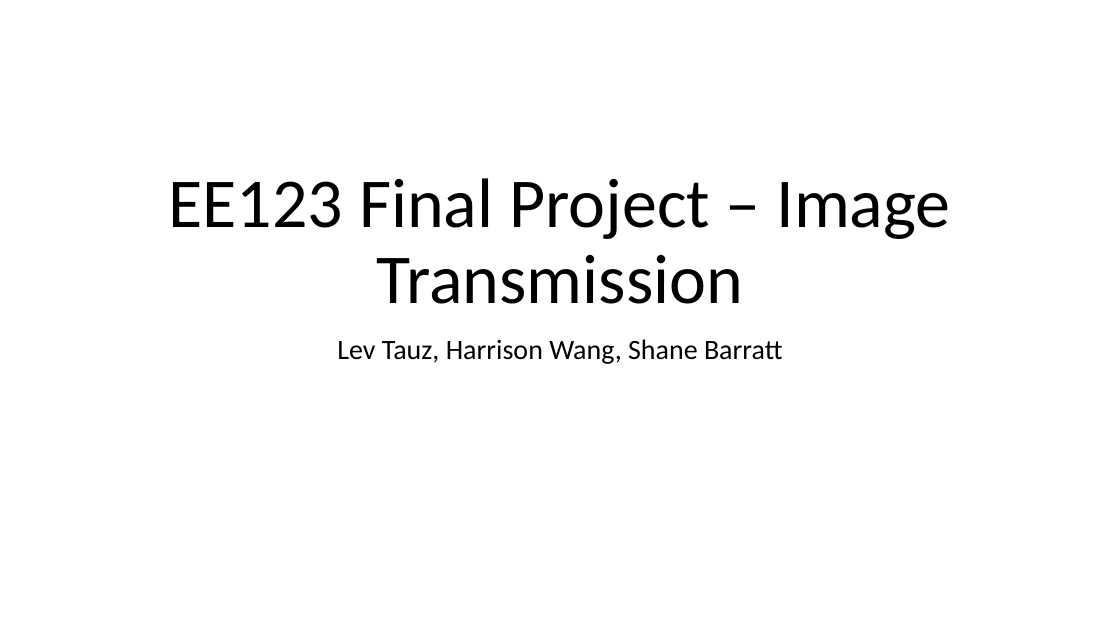
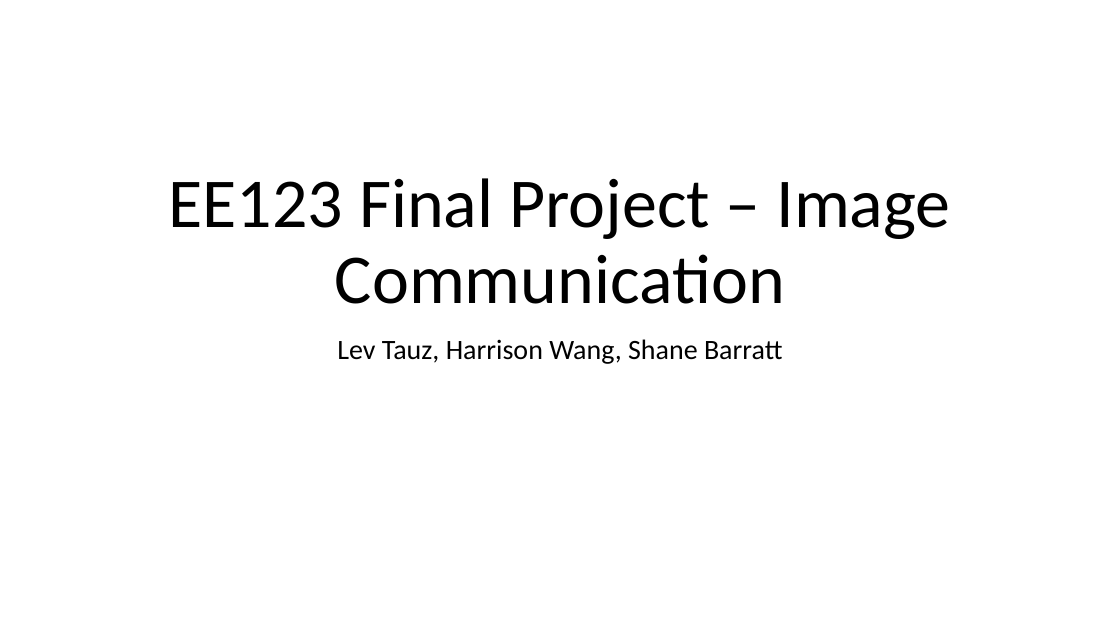
Before and after one commit to levtauz/Image_Project, a slide deck: slide 1 of presentation.pptx. Drawn at 1120x630 pixels with LibreOffice and Linux fonts; fonts in the diff are those of the drawing. Boxes give left, top, right and bottom in pixels: in the first picture for what was removed or moved away, otherwise in the second. Text is boxed around its words. In the diff, an @@ line names an element or a change of style, - is before the commit and + after.

```diff
--- a/presentation.pptx
+++ b/presentation.pptx
@@ title at <box>169,178,951,304</box>: text changed @@
-EE123 Final Project – Image Transmission
+EE123 Final Project – Image Communication
```
Also in this commit, not shown: 7 slides added, 2 slides removed, 2 other files.
